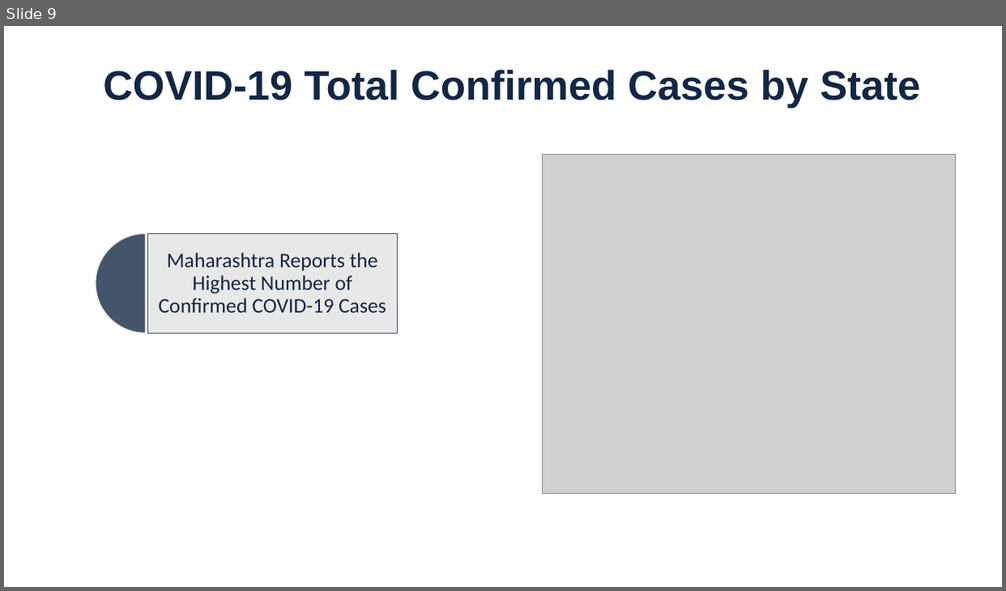
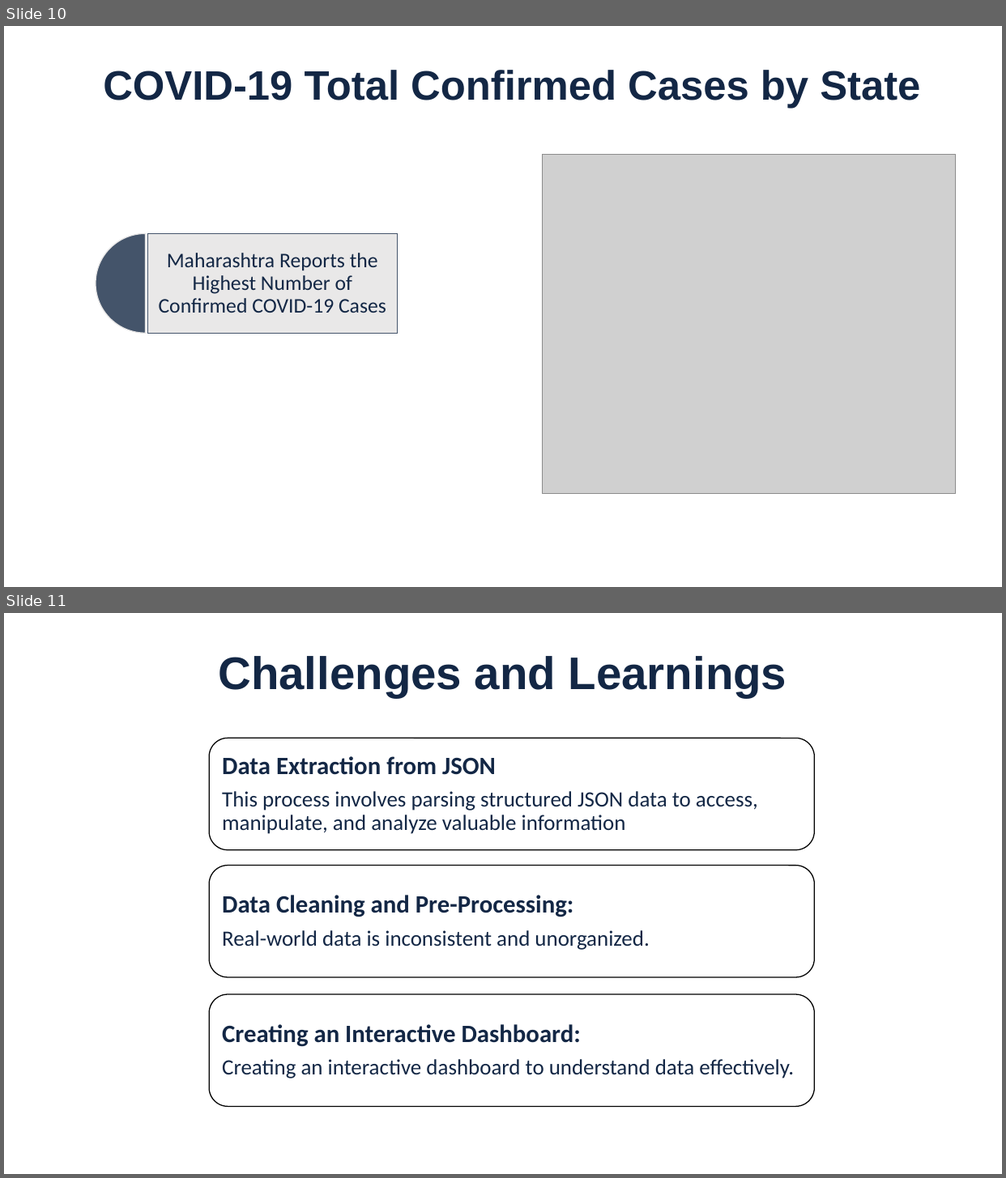
Before and after one commit to sumidhakp123/Covid19-Data-Analysis, a slide deck: PPT/Covid19 Data Analysis.pptx. Shown one above the other, each under a label of ours: slide 9 before the commit, slides 10 and 11 after it. The pictures are 1006x591 and 1006x1178 pixels, drawn with LibreOffice and Linux fonts; fonts in the diff are those of the drawing; grey boxes stand for pictures; background and template pictures are left out. Boxes give left, top, right and bottom in pixels: in the first picture for what was removed or moved away, otherwise in the second. Text is boxed around its words. In the diff, an @@ line names an element or a change of style, - is before the commit and + after.

```diff
--- a/PPT/Covid19 Data Analysis.pptx
+++ b/PPT/Covid19 Data Analysis.pptx
@@ slide 11 added at (4,613,1002,1174), background picture (left out) @@
@@ title added at (218,656,787,698), 44 pt, text #132745, bold @@
+Challenges and Learnings
@@ group added at (209,738,815,1107): 3 rounded rectangles, 3 texts @@
+Data Extraction from JSON
+This process involves parsing structured JSON data to access, manipulate, and analyze valuable information
+Data Cleaning and Pre-Processing:
+Real-world data is inconsistent and unorganized.
+Creating an Interactive Dashboard:
+Creating an interactive dashboard to understand data effectively.
@@ what was slide 9 is now slide 10 @@
```
Also in this commit, not shown: 1 slide changed, 1 other slide added.
